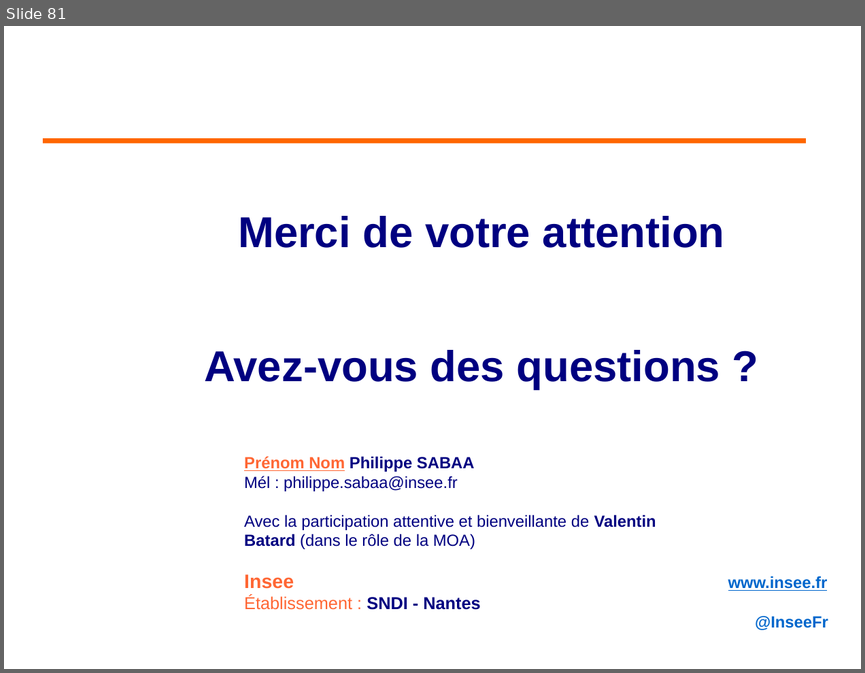
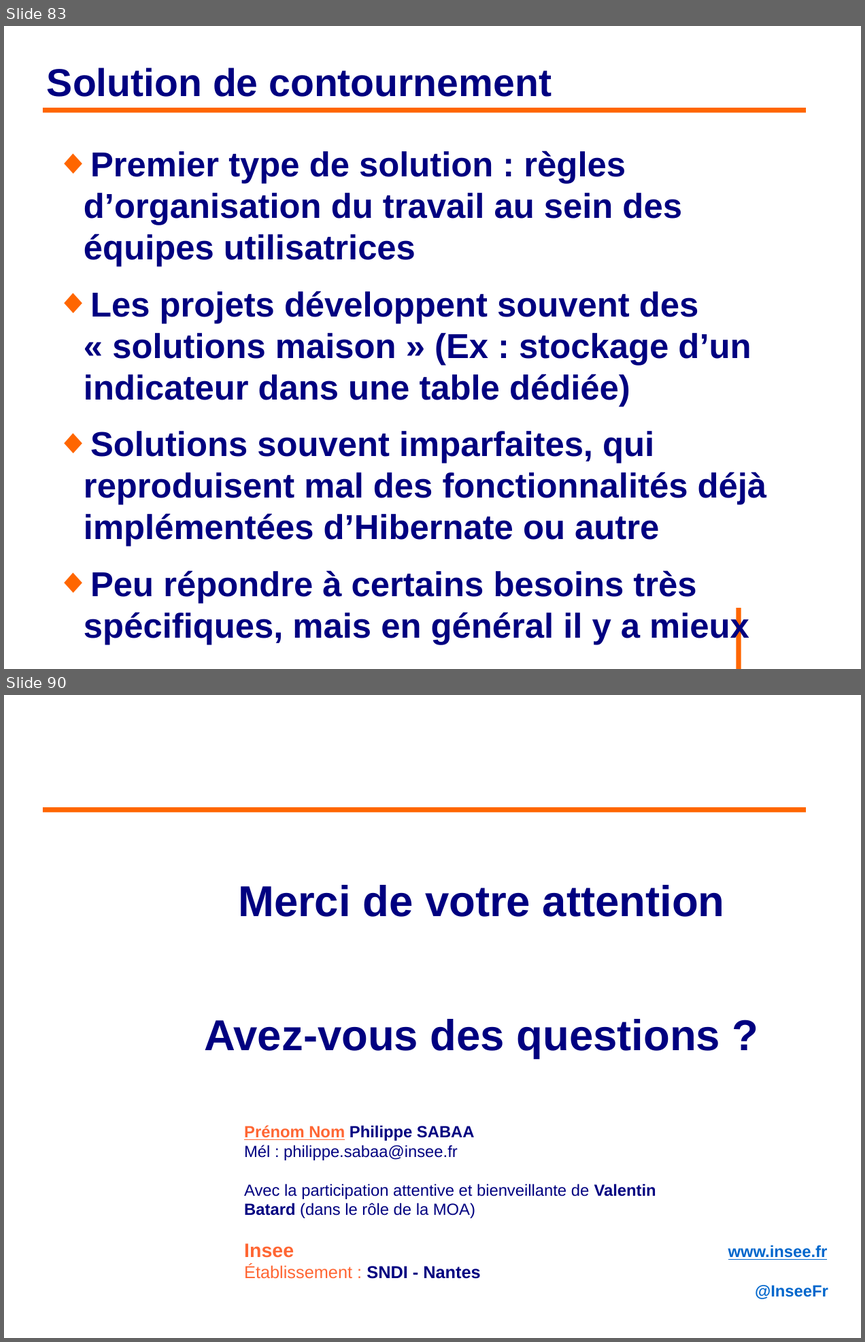
Before and after one commit to philphils/formation-hibernate-avancee, a slide deck: Documentation/diapo_formation_hibernate_avancee.odp. Shown one above the other, each under a label of ours: slide 81 before the commit, slides 83 and 90 after it; the slides between them are not shown. The pictures are 865x673 and 865x1342 pixels, drawn with LibreOffice and Linux fonts; fonts in the diff are those of the drawing; background and template pictures are left out. Boxes give left, top, right and bottom in pixels: in the first picture for what was removed or moved away, otherwise in the second. Text is boxed around its words. In the diff, an @@ line names an element or a change of style, - is before the commit and + after.

```diff
--- a/Documentation/diapo_formation_hibernate_avancee.odp
+++ b/Documentation/diapo_formation_hibernate_avancee.odp
@@ slide 83 added at box(4, 26, 861, 669), background #FFFFFF @@
@@ title added at box(47, 67, 551, 97), 36 pt, text #000080, bold @@
+Solution de contournement
@@ line added from (43, 110) to (806, 110), #FF6600 4.54 pt @@
@@ text added at box(84, 150, 767, 644), 32 pt, text #000080, bold @@
+◆ Premier type de solution : règles d’organisation du travail au sein des équipes utilisatrices
+◆ Les projets développent souvent des « solutions maison » (Ex : stockage d’un indicateur dans une table dédiée)
+◆ Solutions souvent imparfaites, qui reproduisent mal des fonctionnalités déjà implémentées d’Hibernate ou autre
+◆ Peu répondre à certains besoins très spécifiques, mais en général il y a mieux
@@ line added from (738, 607) to (738, 669), #FF6600 4.54 pt @@
@@ what was slide 81 is now slide 90 @@
```
Also in this commit, not shown: 2 slides changed, 8 other slides added.
